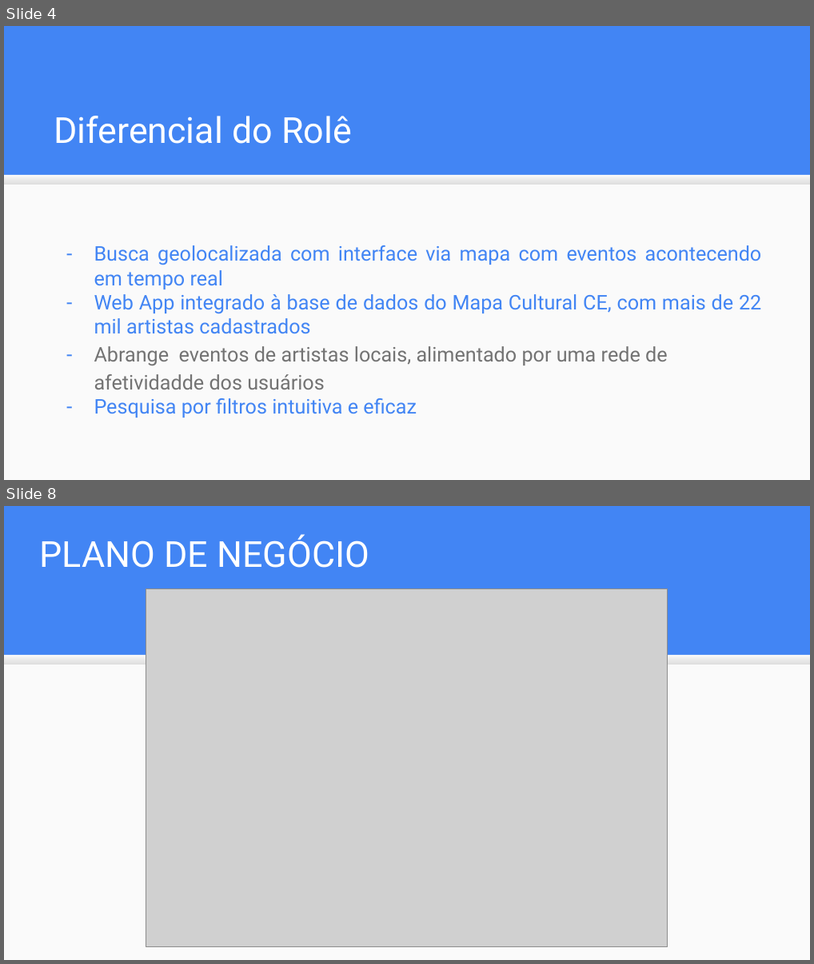
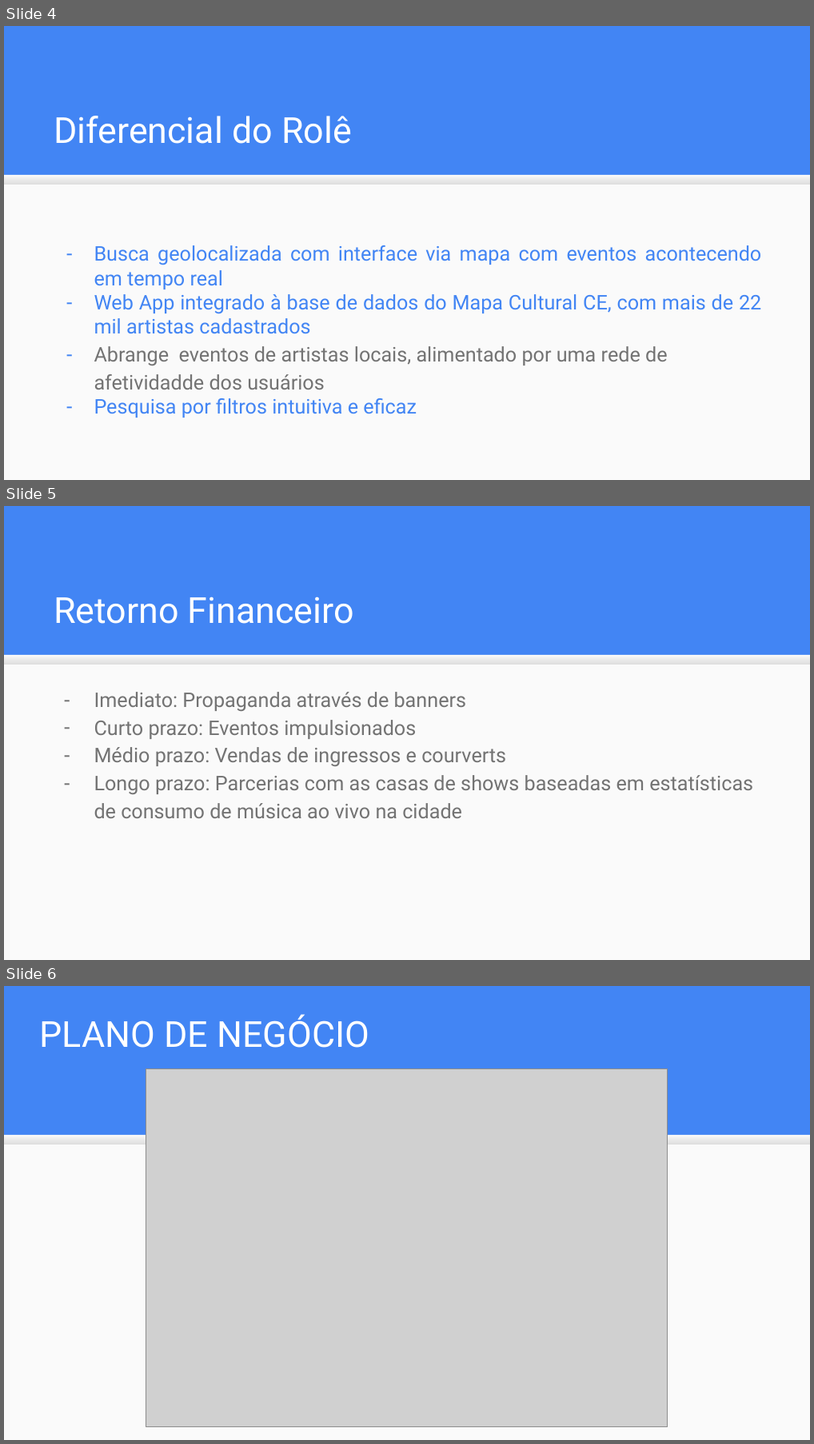
Before and after one commit to FeiraDaMusica/grupo-02, a slide deck: PITCH.odp. Shown one above the other, each under a label of ours: slides 4 and 8 before the commit, slides 4, 5 and 6 after it; the slides between them are not shown. The pictures are 814x964 and 814x1444 pixels, drawn with LibreOffice and Linux fonts; fonts in the diff are those of the drawing; grey boxes stand for pictures. Boxes give left, top, right and bottom in pixels: in the first picture for what was removed or moved away, otherwise in the second. Text is boxed around its words. In the diff, an @@ line names an element or a change of style, - is before the commit and + after.

Commit message:
Ajustes

```diff
--- a/PITCH.odp
+++ b/PITCH.odp
@@ slide 5 added at (x1=4, y1=506, x2=810, y2=960), background #4285F4; not listed: 2 template elements that a slide beside it also shows @@
@@ title added at (x1=54, y1=596, x2=354, y2=624), 32 pt, text #FFFFFF @@
+Retorno Financeiro
@@ text added at (x1=94, y1=692, x2=754, y2=818), 18 pt, text #737373 @@
+– Imediato: Propaganda através de banners
+– Curto prazo: Eventos impulsionados
+– Médio prazo: Vendas de ingressos e courverts
+– Longo prazo: Parcerias com as casas de shows baseadas em estatísticas de consumo de música ao vivo na cidade
@@ what was slide 8 is now slide 6 @@
```
